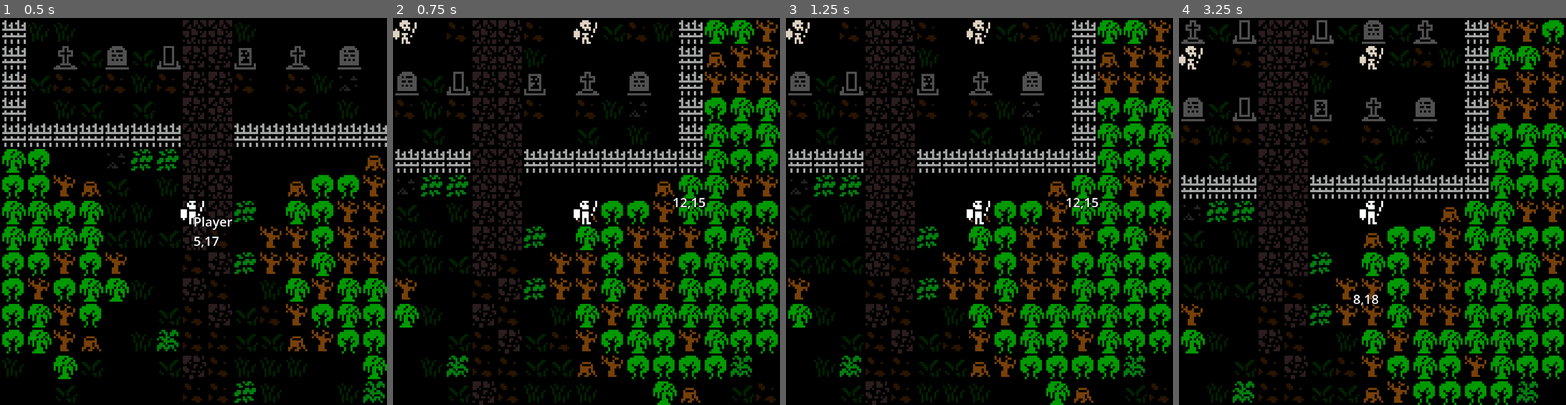
Above: before the commit, frames 1-4 (left to right).
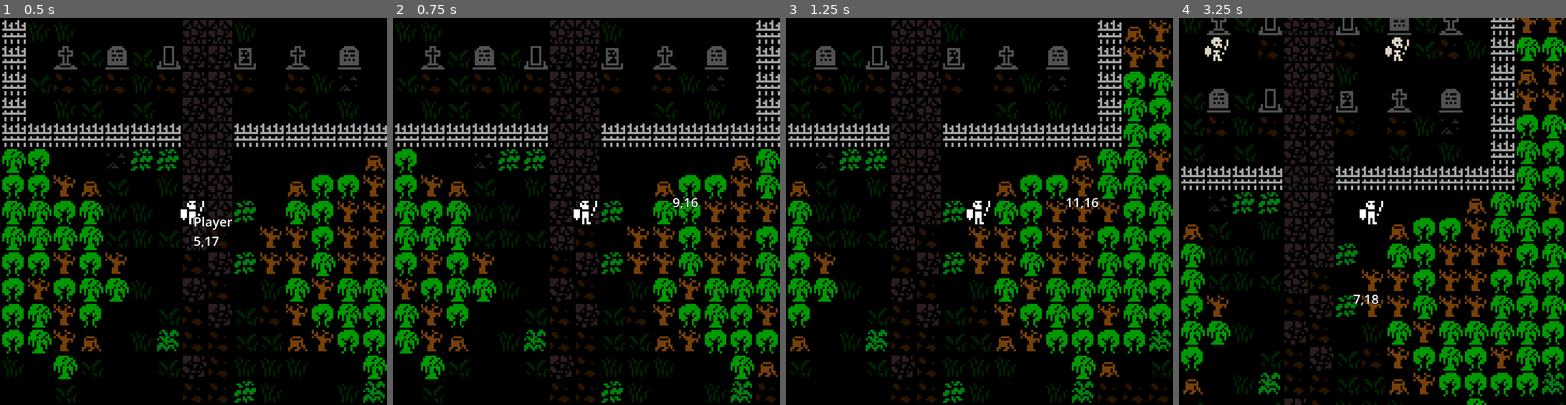
Above: after the commit, the same moments.

Repository: AaronWizard/skeleton-king
Game: Godot game, scene res://src/main.tscn
The game is run twice, just before and just after one commit, with the same random seed, the same clock (stepped at 60 frames per second) and the same inputs.
Inputs (mouse positions are in pixels of both pictures, inside the frame that each line leads up to):
- Up to frame 1 (0.5 s): no input
- Up to frame 2 (0.75 s): tap Enter at 0.5 s; move the mouse to (671, 192) at 0.52 s; press the mouse at (671, 192) at 0.53 s; hold Right (move_east) from 0.53 s (still down)
- Up to frame 3 (1.25 s): keep holding Right (move_east)
- Up to frame 4 (3.25 s): move the mouse to (1295, 230) at 1.27 s; release Right (move_east) at 1.28 s; release the mouse at (1295, 230) at 1.28 s; hold Down (move_south) 1.28-2.03 s; click (1295, 230) at 1.35 s; tap Space (wait) at 2, 2.1 s; move the mouse to (1411, 126) at 2.02 s; press the mouse at (1411, 126) at 2.03 s; hold Right (move_east) 2.03-2.78 s; tap Enter at 2.75 s; move the mouse to (1353, 288) at 2.77 s; release the mouse at (1353, 288) at 2.78 s; hold Up (move_north) from 2.78 s (still down); click (1353, 288) at 2.85 s

Frame 1 is identical in both runs. In frame 2, 36% of the frame differs, in the area x 0-100%, y 0-100%; in frame 3, 29%; in frame 4, 40%.

Commit message:
Don't process cheat click when clicking UI

Diff:
--- a/src/ui/player_input.gd
+++ b/src/ui/player_input.gd
@@ -10,22 +10,24 @@
 
 
 var active := false:
-	get:
-		return is_processing()
 	set(value):
+		active = value
 		set_process(value)
+		set_process_unhandled_input(value)
 
 
 func _ready() -> void:
 	active = false
 
 
+func _unhandled_input(event: InputEvent) -> void:
+	if cheats_enabled and event.is_action_pressed("click"):
+		player.origin_cell = player.map.mouse_cell
+
+
 func _process(_delta: float) -> void:
 	if not _timer.is_stopped():
 		return
-
-	if cheats_enabled and Input.is_action_just_pressed("click"):
-		player.origin_cell = player.map.mouse_cell
 
 	if Input.is_action_just_pressed("wait"):
 		_end_turn(null)
